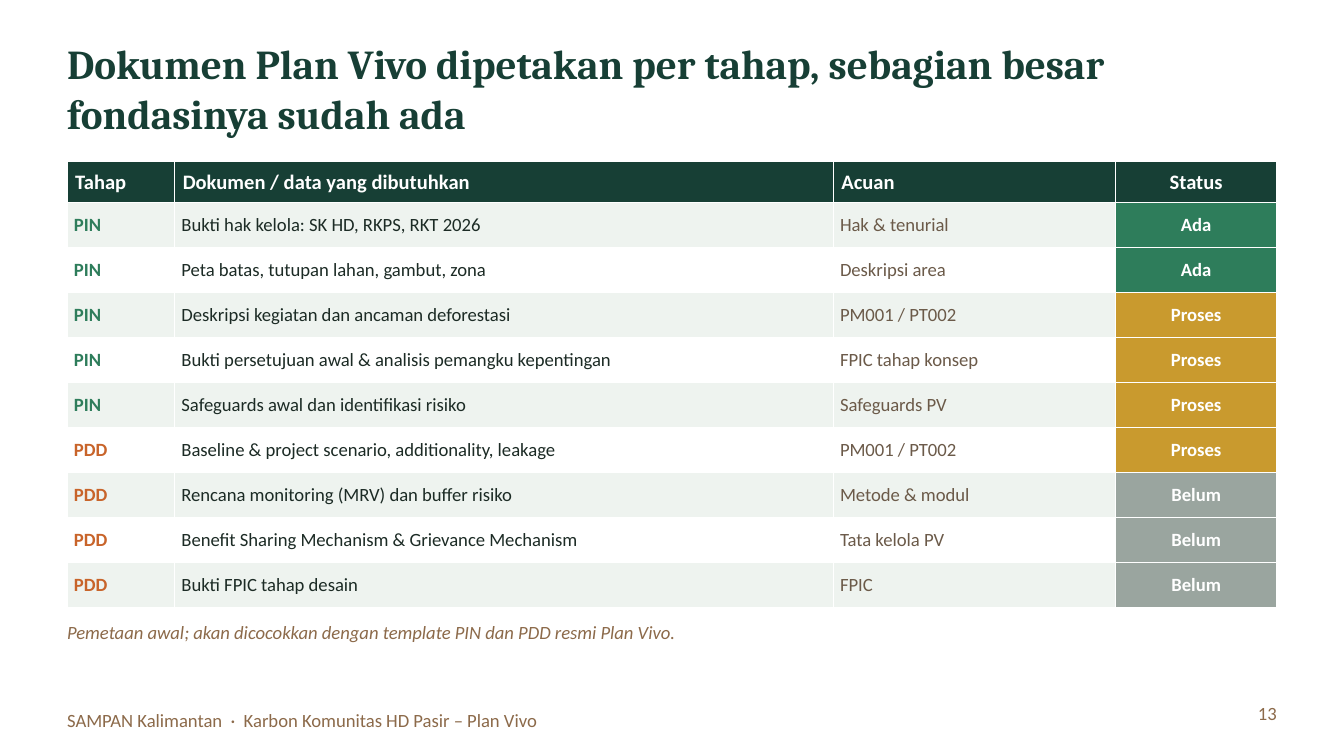
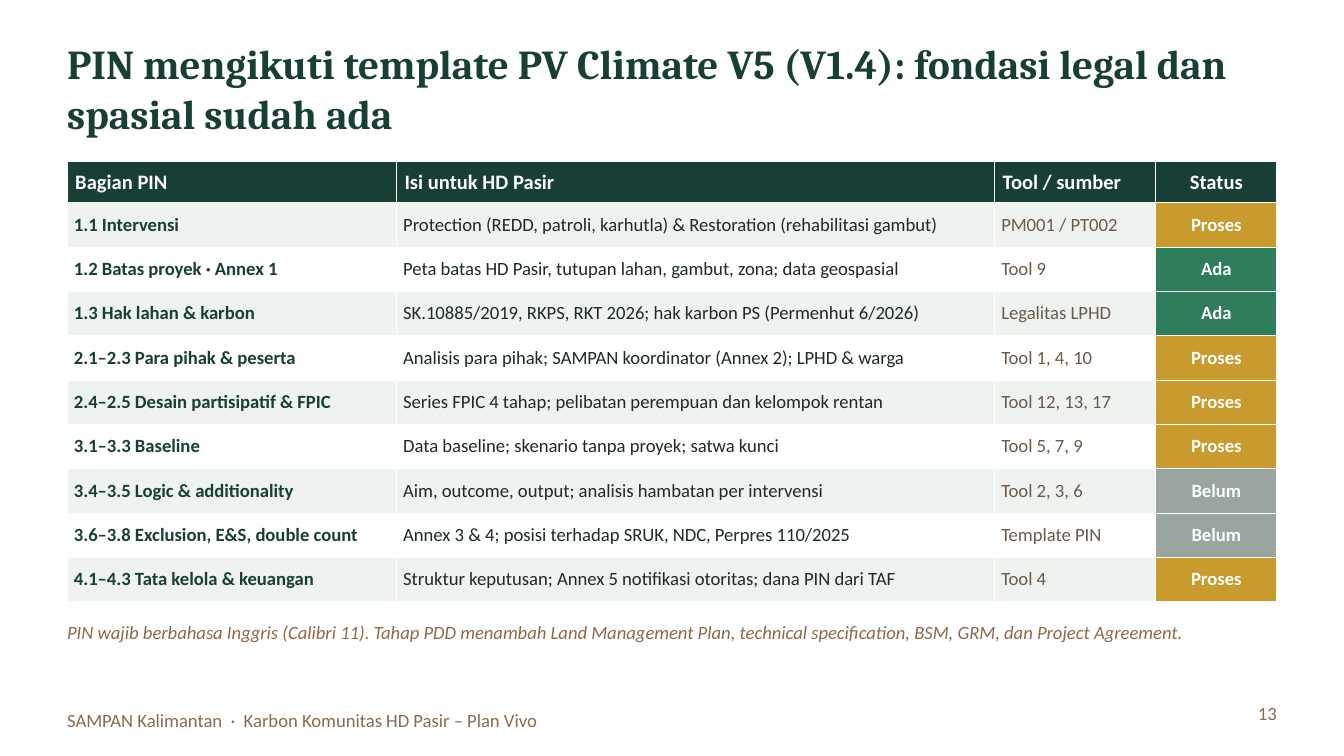
Before and after one commit to revoliaaa/revi, a slide deck: slide 13 of Kickoff_PlanVivo_HD_Pasir.pptx. Drawn at 1344x756 pixels with LibreOffice and Linux fonts; fonts in the diff are those of the drawing. Boxes give left, top, right and bottom in pixels: in the first picture for what was removed or moved away, otherwise in the second. Text is boxed around its words. In the diff, an @@ line names an element or a change of style, - is before the commit and + after.

```diff
--- a/Kickoff_PlanVivo_HD_Pasir.pptx
+++ b/Kickoff_PlanVivo_HD_Pasir.pptx
@@ title at (67, 49, 1227, 138): text changed @@
-Dokumen Plan Vivo dipetakan per tahap, sebagian besar fondasinya sudah ada
+PIN mengikuti template PV Climate V5 (V1.4): fondasi legal dan spasial sudah ada
@@ table at (67, 161, 1277, 592) @@
-row 1: Tahap | Dokumen / data yang dibutuhkan | Acuan | Status
+row 1: Bagian PIN | Isi untuk HD Pasir | Tool / sumber | Status
-row 2: PIN | Bukti hak kelola: SK HD, RKPS, RKT 2026 | Hak & tenurial | Ada
+row 2: 1.1 Intervensi | Protection (REDD, patroli, karhutla) & Restoration (rehabilitasi gambut) | PM001 / PT002 | Proses
-row 3: PIN | Peta batas, tutupan lahan, gambut, zona | Deskripsi area | Ada
+row 3: 1.2 Batas proyek · Annex 1 | Peta batas HD Pasir, tutupan lahan, gambut, zona; data geospasial | Tool 9 | Ada
-row 4: PIN | Deskripsi kegiatan dan ancaman deforestasi | PM001 / PT002 | Proses
+row 4: 1.3 Hak lahan & karbon | SK.10885/2019, RKPS, RKT 2026; hak karbon PS (Permenhut 6/2026) | Legalitas LPHD | Ada
-row 5: PIN | Bukti persetujuan awal & analisis pemangku kepentingan | FPIC tahap konsep | Proses
+row 5: 2.1–2.3 Para pihak & peserta | Analisis para pihak; SAMPAN koordinator (Annex 2); LPHD & warga | Tool 1, 4, 10 | Proses
-row 6: PIN | Safeguards awal dan identifikasi risiko | Safeguards PV | Proses
+row 6: 2.4–2.5 Desain partisipatif & FPIC | Series FPIC 4 tahap; pelibatan perempuan dan kelompok rentan | Tool 12, 13, 17 | Proses
-row 7: PDD | Baseline & project scenario, additionality, leakage | PM001 / PT002 | Proses
+row 7: 3.1–3.3 Baseline | Data baseline; skenario tanpa proyek; satwa kunci | Tool 5, 7, 9 | Proses
-row 8: PDD | Rencana monitoring (MRV) dan buffer risiko | Metode & modul | Belum
+row 8: 3.4–3.5 Logic & additionality | Aim, outcome, output; analisis hambatan per intervensi | Tool 2, 3, 6 | Belum
-row 9: PDD | Benefit Sharing Mechanism & Grievance Mechanism | Tata kelola PV | Belum
+row 9: 3.6–3.8 Exclusion, E&S, double count | Annex 3 & 4; posisi terhadap SRUK, NDC, Perpres 110/2025 | Template PIN | Belum
-row 10: PDD | Bukti FPIC tahap desain | FPIC | Belum
+row 10: 4.1–4.3 Tata kelola & keuangan | Struktur keputusan; Annex 5 notifikasi otoritas; dana PIN dari TAF | Tool 4 | Proses
@@ fill #2E7D5B to #C99A2E in row 2, column 4 @@
@@ fill #C99A2E to #2E7D5B in row 4, column 4 @@
@@ fill #9AA59F to #C99A2E in row 10, column 4 @@
@@ text at (67, 625, 1182, 642): text changed @@
-Pemetaan awal; akan dicocokkan dengan template PIN dan PDD resmi Plan Vivo.
+PIN wajib berbahasa Inggris (Calibri 11). Tahap PDD menambah Land Management Plan, technical specification, BSM, GRM, dan Project Agreement.
```
Also in this commit, not shown: 5 other slides changed, 2 slides added, 1 slide removed.
